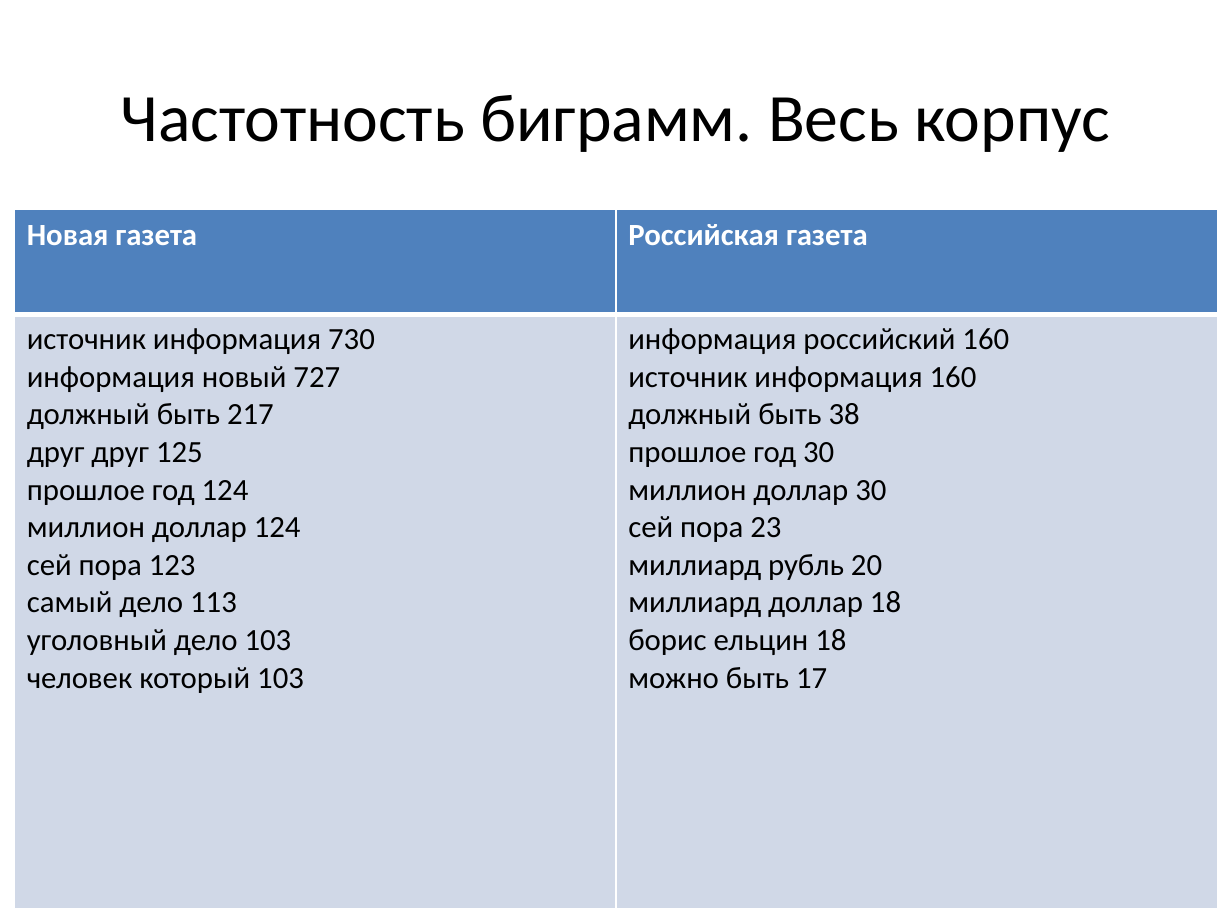
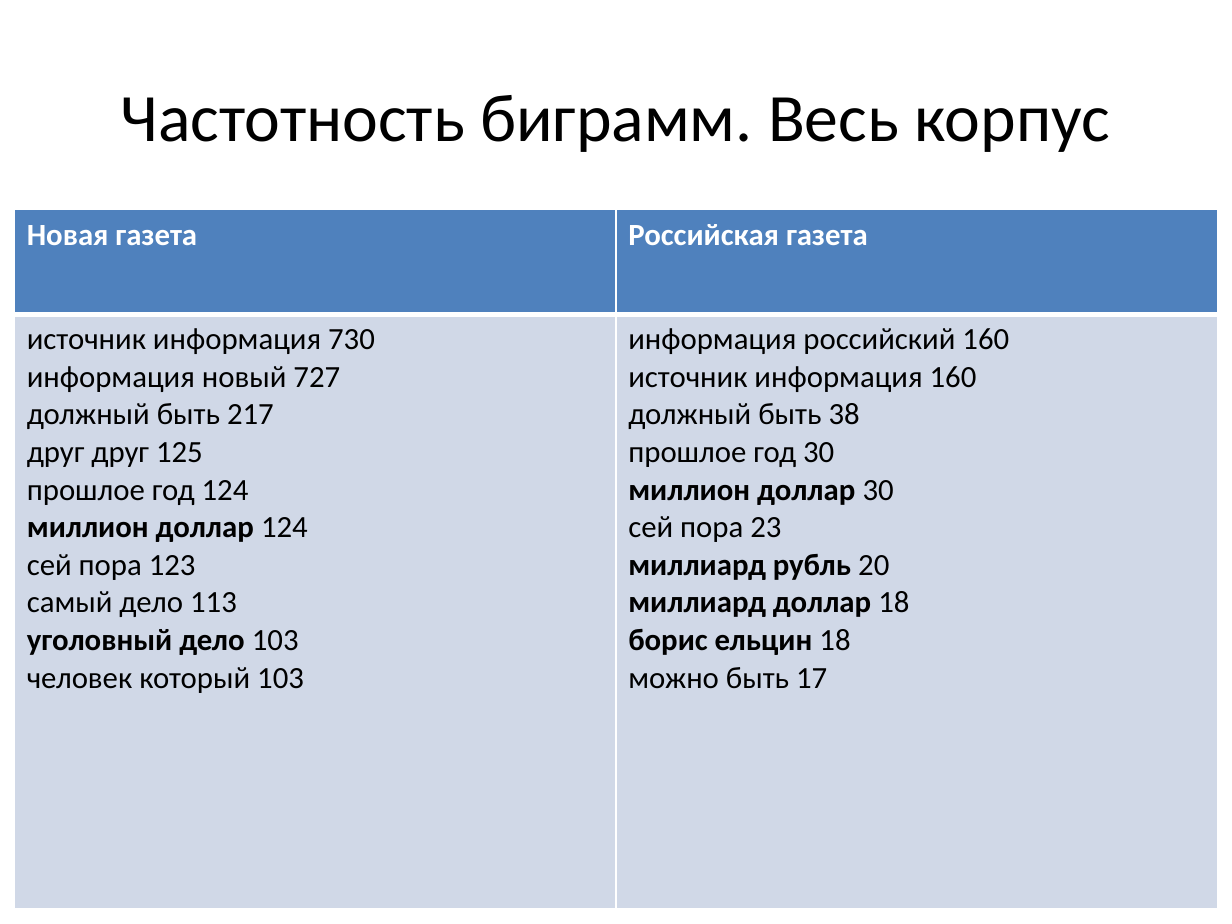
Before and after one commit to arassadin/hse_ling, a slide deck: slide 20 of ng_rg_presentation.pptx. Drawn at 1232x924 pixels with LibreOffice and Linux fonts; fonts in the diff are those of the drawing. Boxes give left, top, right and bottom in pixels: in the first picture for what was removed or moved away, otherwise in the second. Text is boxed around its words. In the diff, an @@ line names an element or a change of style, - is before the commit and + after.

```diff
--- a/ng_rg_presentation.pptx
+++ b/ng_rg_presentation.pptx
@@ table at (15, 209, 1217, 908) @@
@@ bold on in "миллион доллар", "уголовный дело", "миллион доллар", "миллиард рубль" and 2 more places @@
```
Also in this commit, not shown: 15 other slides changed.
